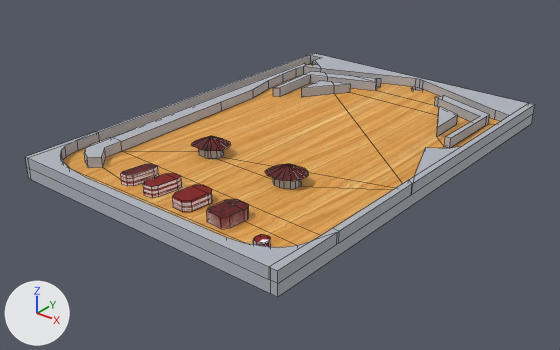
What one commit did to the OBJ model PA10/models/PA10PinballMachine.obj.
Both versions are drawn from a camera (50 mm lens) standing at (71.2, -96.4, 53.1) and looking at (-1.9, -5.0, -3.5). Lighting does not change. The marker at lower left points along +X, +Y and +Z. Mesh edges are drawn as thin lines. Where no turn or scale is listed for an object, it has been applied to the vertices. Vertices at the same position are counted once.
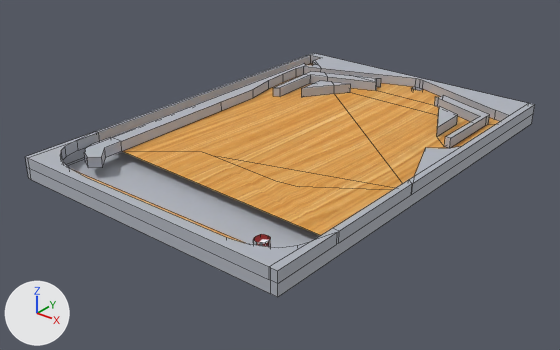
Location of each change, (x1, y1, x2, y2) in pixels of the pictures (560 x 350 px):
part 1 of me_cube, cut back
    before: (63, 75, 402, 248)
    after: (122, 75, 402, 235)

The edits, one by one:
me_cube is used by ob_cube; location (0.0, 0.0, 0.0).
me_cube had 400 vertices, 266 faces and spanned x -26.6..24.7, y -37.2..36.1, z -0.5..5.3.
me_cube now has 264 vertices, 163 faces, 13 loose edges and spans x -26.6..24.7, y -37.2..36.1, z -0.5..4.0.
Part 1, on me_cube:
142 vertices are removed from x -11.1..11.0, y -31.8..-12.0, z 2.0..5.3.
106 faces are deleted.
6 vertices are added at (-10.2, -29.8, 2.3), (-4.6, -26.7, 3.0), (2.0, -26.6, 2.8), (9.9, -27.1, 2.8), (-7.0, -15.2, 2.1), (-6.4, -14.7, 3.8).
13 loose edges are added.
3 new faces join them, mat_material_woodtexture_jpg (picture img_woodtexture_jpg).
me_cube no longer uses material mat_material_red_jpg (picture img_red_jpg).
